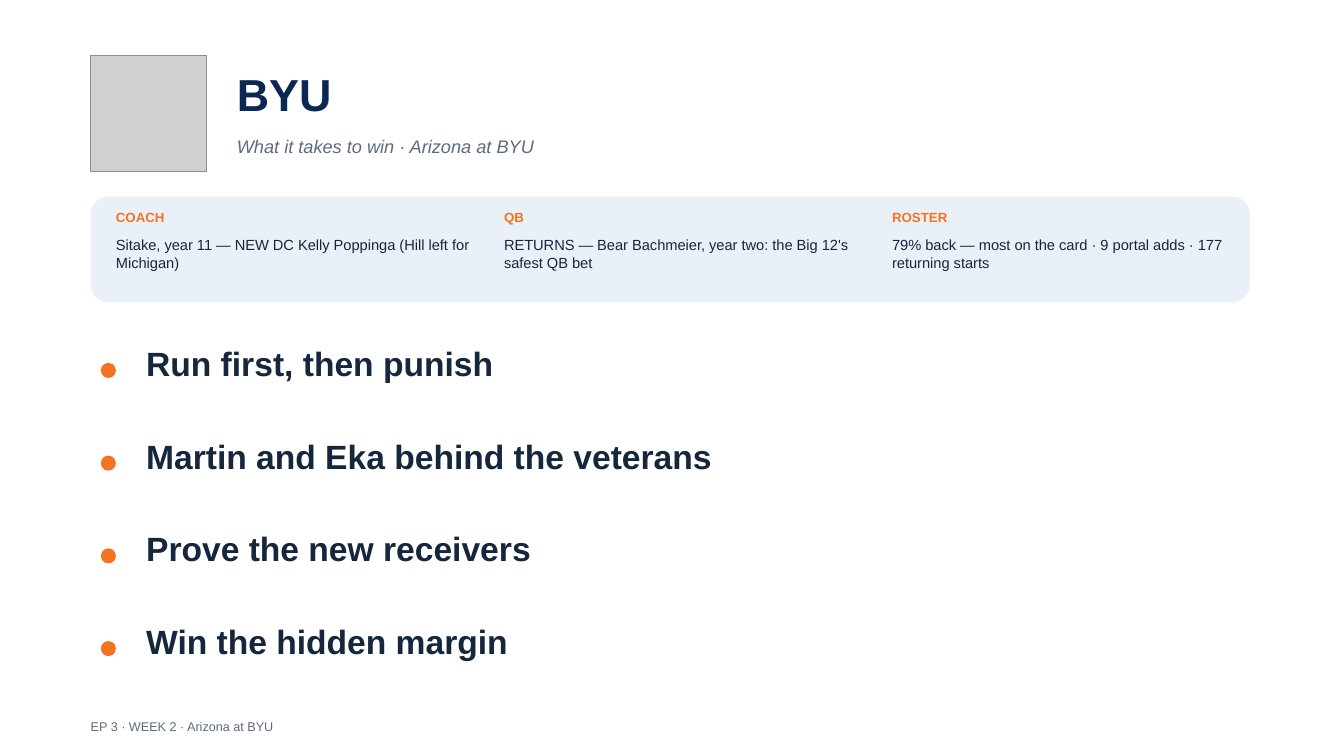
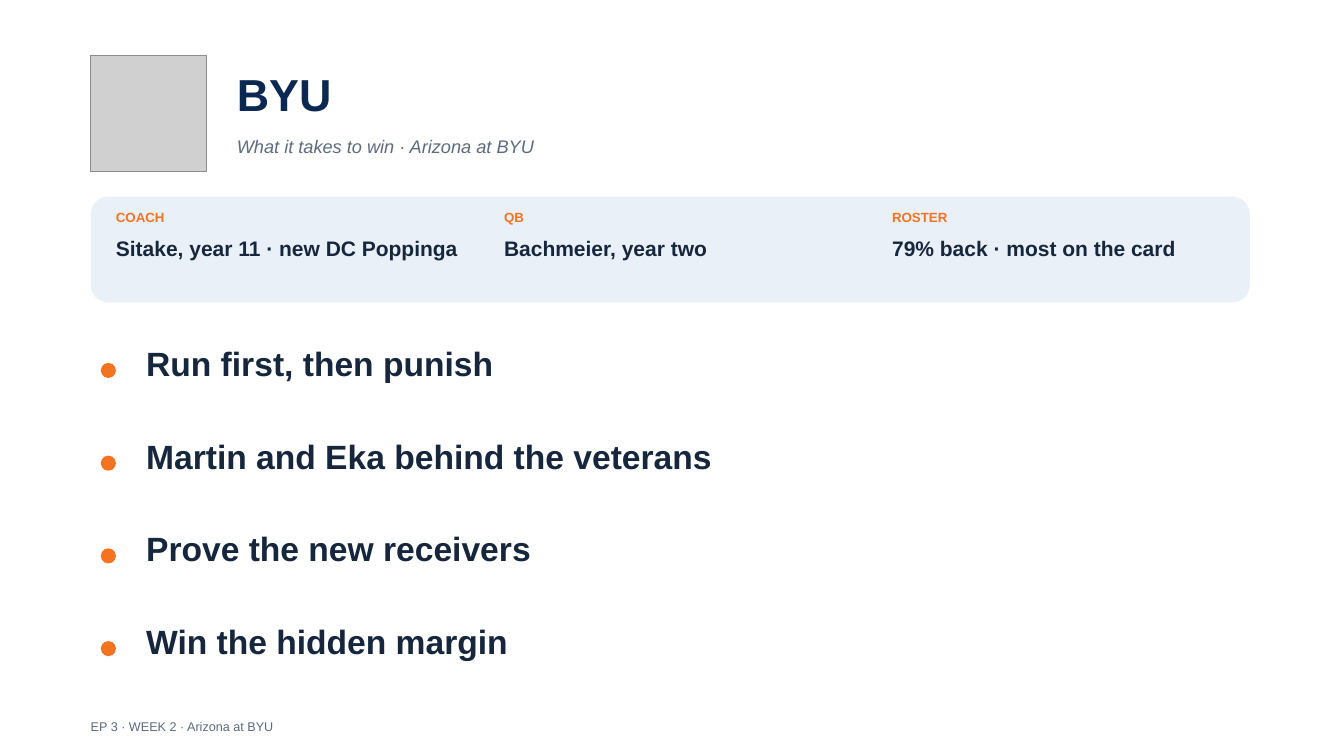
Before and after one commit to lucasalvarezflorida-lab/ncaa-fbs-analytics, a slide deck: slide 14 of decks/2026_Week2_Episode3.pptx. Drawn at 1344x756 pixels with LibreOffice and Linux fonts; fonts in the diff are those of the drawing; grey boxes stand for pictures. Boxes give left, top, right and bottom in pixels: in the first picture for what was removed or moved away, otherwise in the second. Text is boxed around its words. In the diff, an @@ line names an element or a change of style, - is before the commit and + after.

```diff
--- a/decks/2026_Week2_Episode3.pptx
+++ b/decks/2026_Week2_Episode3.pptx
@@ text at (x1=116, y1=240, x2=458, y2=261): text changed; size 10.5 to 15 pt; bold on @@
-Sitake, year 11 — NEW DC Kelly Poppinga (Hill left for Michigan)
+Sitake, year 11 · new DC Poppinga
@@ text at (x1=504, y1=240, x2=707, y2=261): text changed; size 10.5 to 15 pt; bold on @@
-RETURNS — Bear Bachmeier, year two: the Big 12's safest QB bet
+Bachmeier, year two
@@ text at (x1=892, y1=240, x2=1175, y2=257): text changed; size 10.5 to 15 pt; bold on @@
-79% back — most on the card · 9 portal adds · 177 returning starts
+79% back · most on the card
```
Also in this commit, not shown: 9 other slides changed, 1 other file.
